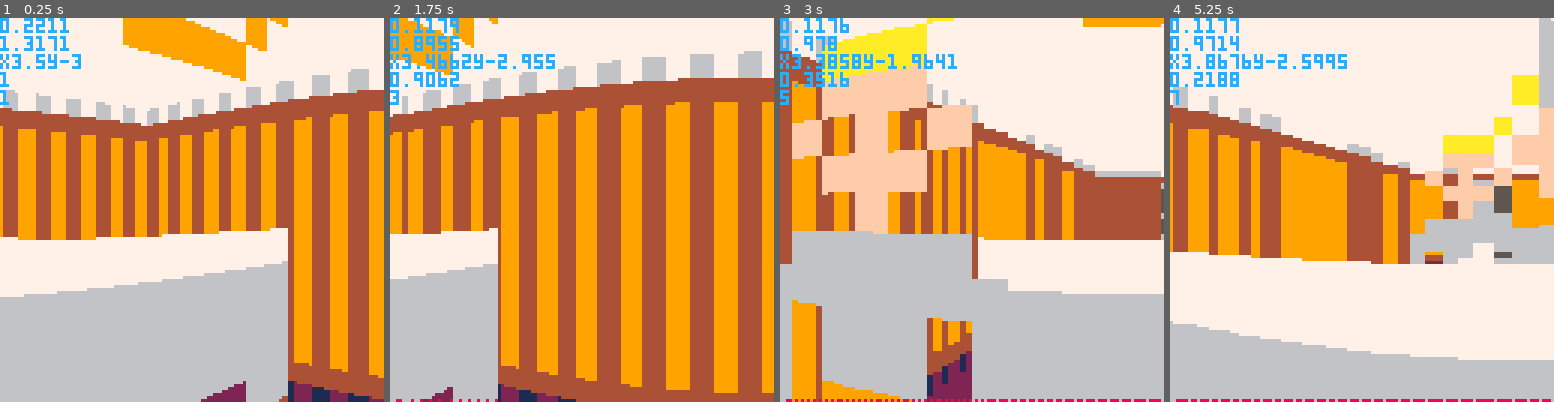
Above: before the commit, frames 1-4 (left to right).
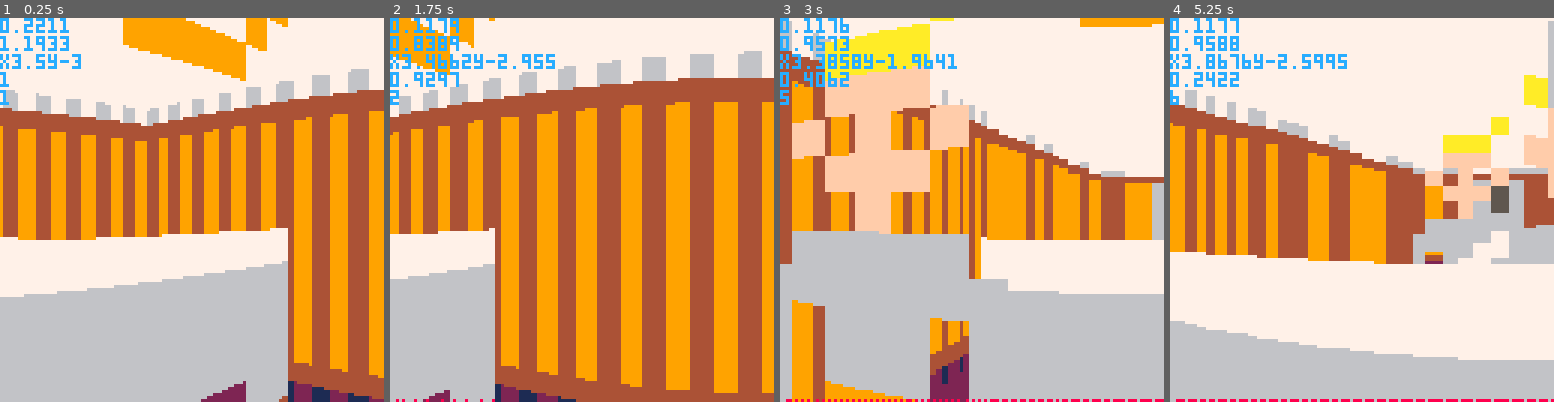
Above: after the commit, the same moments.

Repository: jcwilk/anx
Game: PICO-8 cartridge anx.p8
Same seed, same stepped clock (60 frames per second), same inputs: the game is played once before the commit and once after it.
Inputs:
- Up to frame 1 (0.25 s): no input
- Up to frame 2 (1.75 s): tap X (X key) at 0.33, 1.07 s; tap O (Z key) at 0.7, 1.7 s; hold Right from 1.6 s (still down)
- Up to frame 3 (3 s): tap X (X key) at 1.85, 2.97 s; release Right at 2.1 s; tap O (Z key) at 2.1, 2.5, 2.9 s; hold Up 2.15-2.42 s; hold Right from 2.47 s (still down)
- Up to frame 4 (5.25 s): release Right at 3.03 s; hold Left 3.08-3.58 s; tap O (Z key) every 0.4 s from 3.3 to 4.9 s; hold Down 3.63-3.97 s; hold Right 4.02-4.68 s; tap X (X key) at 4.08, 5.2 s; hold Up 4.73-5.03 s; hold Left from 5.08 s (still down)

The runs differ from the first frame. In frame 1, 0.2% of the frame differs, in the area x 7-18%, y 4-9%; in frame 2, 2.1%; in frame 3, 8.1%; in frame 4, 18%, in the area x 0-100%, y 0-100%.

Commit message:
Small optimizations

Diff:
--- a/anx.p8
+++ b/anx.p8
@@ -390,7 +390,7 @@
       pixel_col=draw_stack[stack_i][4]
       color_map=draw_stack[stack_i][5] or {}
 
-      distance=makevec2d(intx-player.coords.x,inty-player.coords.y):tomagnitude()
+      distance=sqrt((intx-player.coords.x)^2+(inty-player.coords.y)^2)
       height=2*height_scale/distance/field_of_view
       screeny=64-height*(1-height_ratio)
 
@@ -406,13 +406,16 @@
         end
       end
 
+      pixel_height=height/16
+      screenxright=screenx+draw_width-1
+
       for pixel_row=0,15 do
         pixel_color=cached_sprites[sprite_id][pixel_col][pixel_row]
-        if color_map[pixel_color] then
+        if pixel_color > 0 and color_map[pixel_color] then
           pixel_color=color_map[pixel_color]
         end
         if pixel_color > 0 then
-          rectfill(screenx,flr(screeny+pixel_row*height/16),screenx+draw_width-1,flr(screeny+(pixel_row+1)*height/16)-1,pixel_color)
+          rectfill(screenx,screeny+pixel_row*pixel_height,screenxright,screeny+(pixel_row+1)*pixel_height-1,pixel_color)
         end
       end
     end
